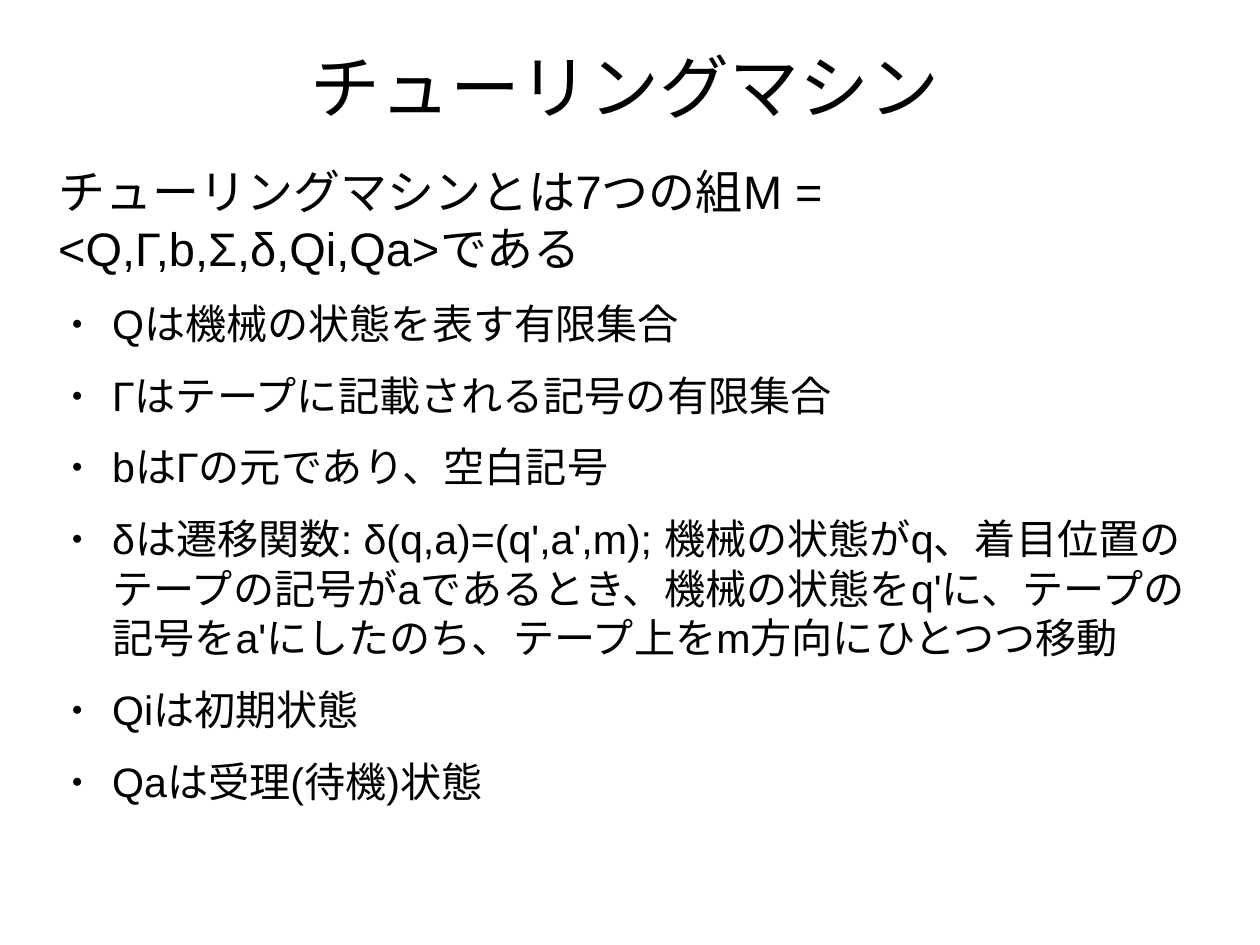
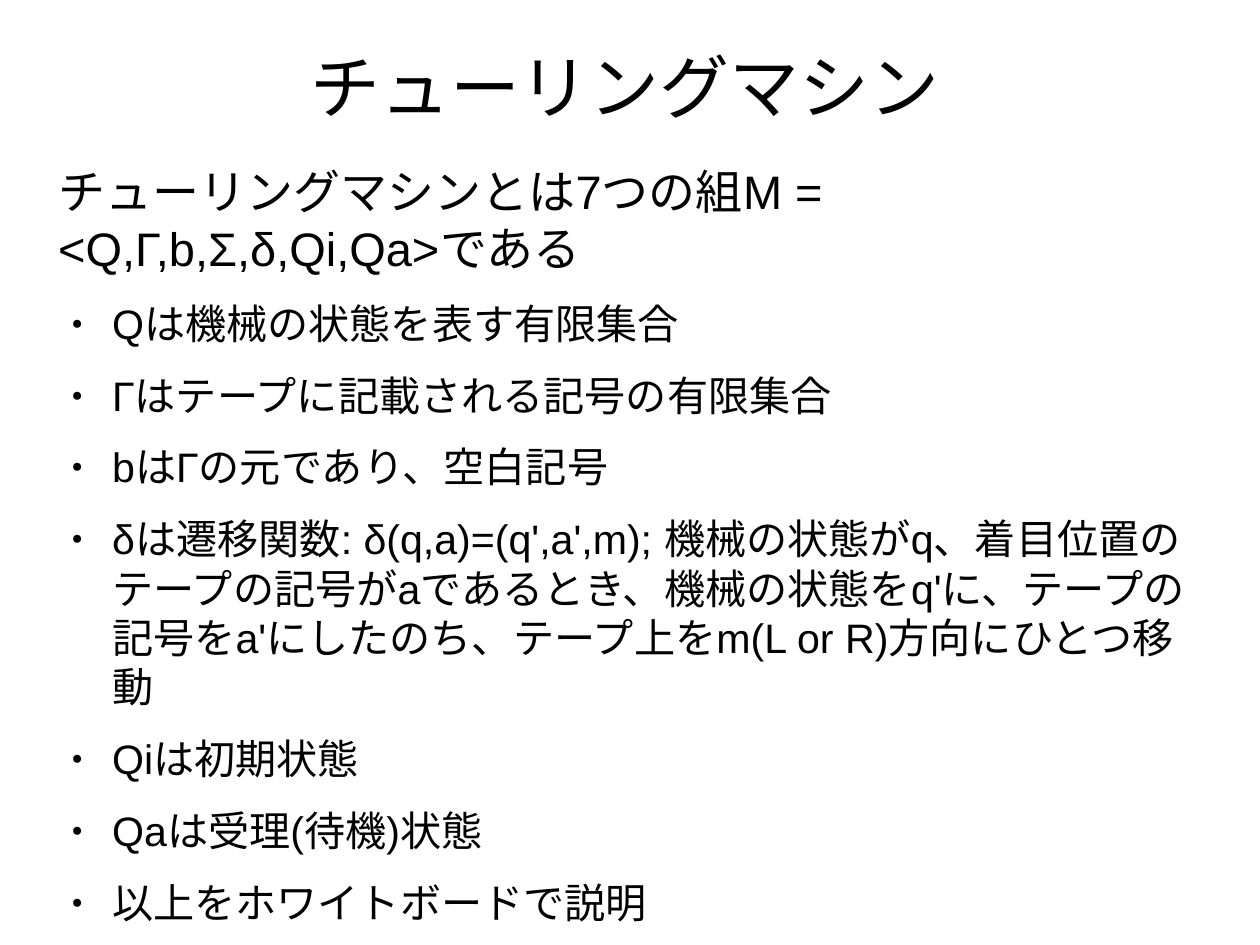
Before and after one commit to kouamano/Lecture_chishikikouzouka, a slide deck: slide 4 of turing.odp (slide 2 before the commit). Drawn at 1260x945 pixels with LibreOffice and Linux fonts; fonts in the diff are those of the drawing. Boxes give left, top, right and bottom in pixels: in the first picture for what was removed or moved away, otherwise in the second. Text is boxed around its words. In the diff, an @@ line names an element or a change of style, - is before the commit and + after.

Commit message:
add

```diff
--- a/turing.odp
+++ b/turing.odp
@@ text at (112,519,1185,705): text changed @@
-● δは遷移関数: δ(q,a)=(q',a',m); 機械の状態がq、着目位置のテープの記号がaであるとき、機械の状態をq'に、テープの記号をa'にしたのち、テープ上をm方向にひとつつ移動
+● δは遷移関数: δ(q,a)=(q',a',m); 機械の状態がq、着目位置のテープの記号がaであるとき、機械の状態をq'に、テープの記号をa'にしたのち、テープ上をm(L or R)方向にひとつ移動
@@ text at (112,883,647,922): paragraph added @@
+● 以上をホワイトボードで説明
```
Also in this commit, not shown: 1 other slide changed, 3 slides added.
